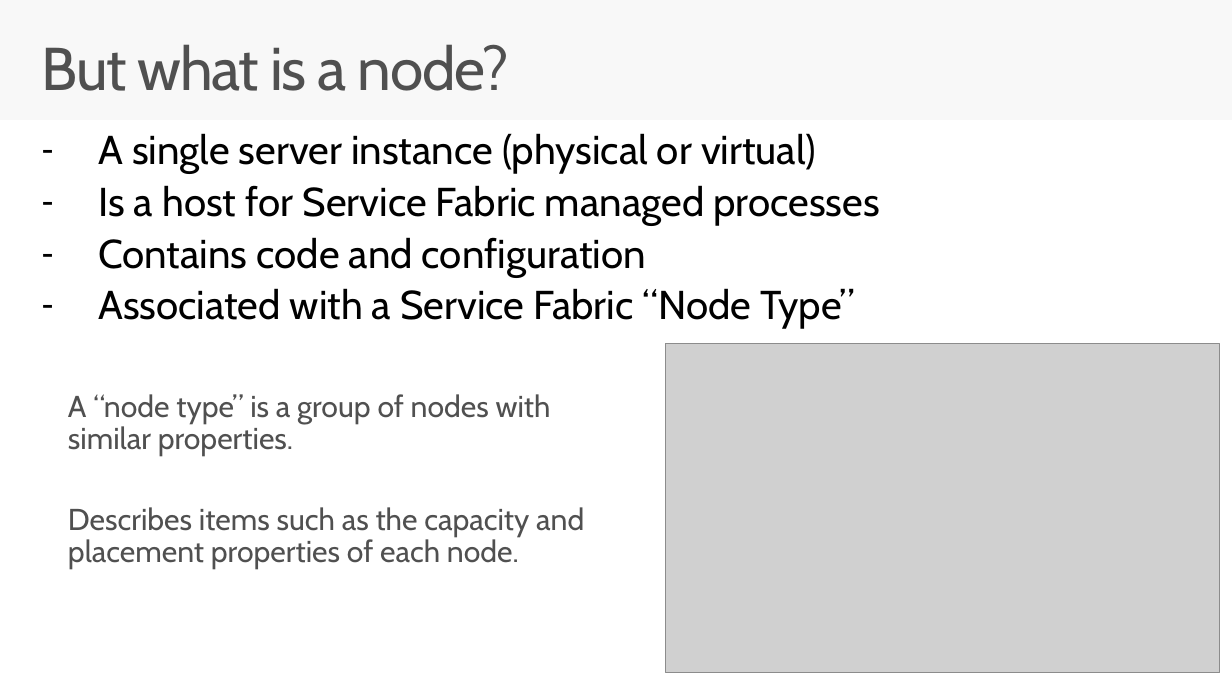
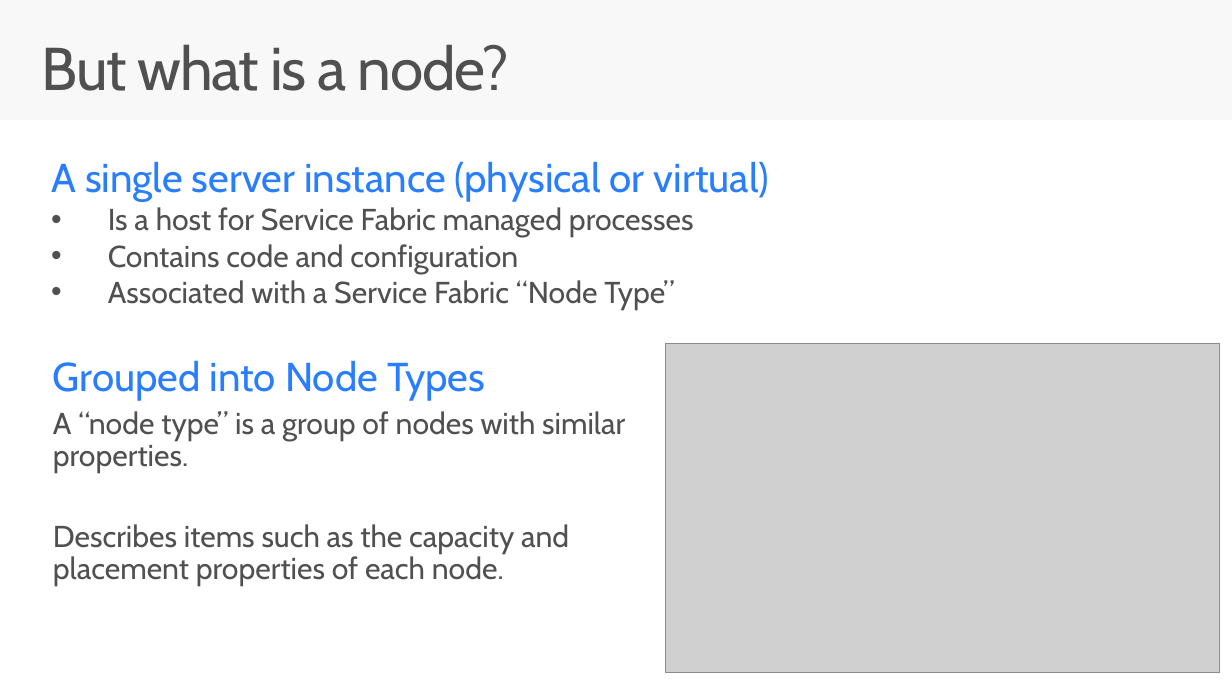
Before and after one commit to brentstineman/PersonalStuff, a slide deck: slide 6 of Presentations/Service Fabric/ServiceFabric - Real World.pptx. Drawn at 1232x693 pixels with LibreOffice and Linux fonts; fonts in the diff are those of the drawing; grey boxes stand for pictures. Boxes give left, top, right and bottom in pixels: in the first picture for what was removed or moved away, otherwise in the second. Text is boxed around its words. In the diff, an @@ line names an element or a change of style, - is before the commit and + after.

```diff
--- a/Presentations/Service Fabric/ServiceFabric - Real World.pptx
+++ b/Presentations/Service Fabric/ServiceFabric - Real World.pptx
@@ text "A single server instance (physical ...": place and size @@
-text "A single server instance (physical ..." at [98, 133, 879, 329]
+text "A single server instance (physical ..." at [51, 161, 769, 310]
@@ text "A single server instance (physical ..." at [51, 161, 769, 310]: text colour #000000 to #287EFF in "A single server instance (physical or virtual)"; size 32 to 24 pt, text colour #000000 to #505050 in "Is a host for Service Fabric managed ...", "Contains code and configuration", "Associated with a Service Fabric “Node Type”"; bullet - to none; line spacing 0.9 to 1; less space between paragraphs; bullet - to • @@
@@ text "Grouped into Node Types": place and size @@
-text "Grouped into Node Types" at [68, 394, 584, 570]
+text "Grouped into Node Types" at [53, 360, 625, 586]
@@ text at [53, 360, 485, 401]: paragraph added @@
+Grouped into Node Types
```
Also in this commit, not shown: 8 other slides changed, 1 slide removed.
